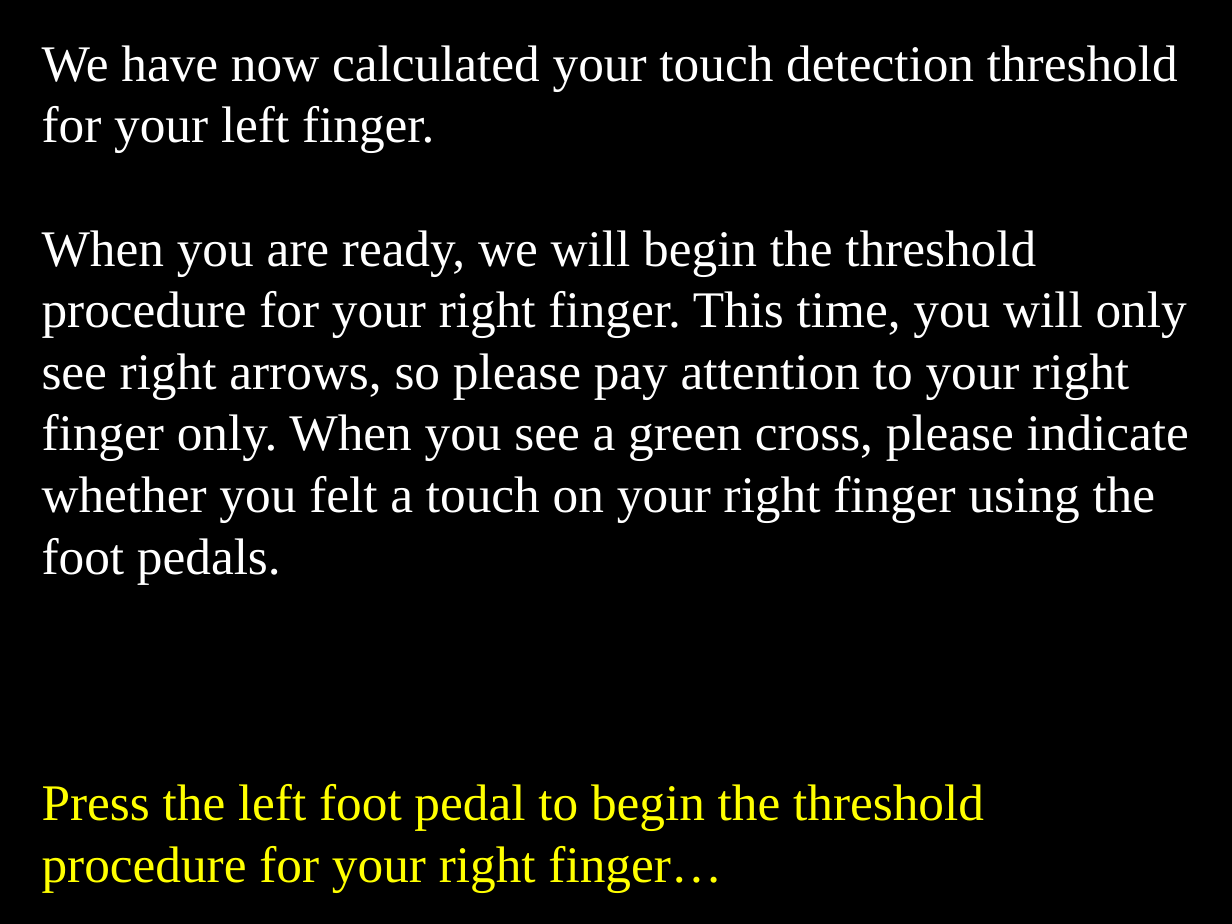
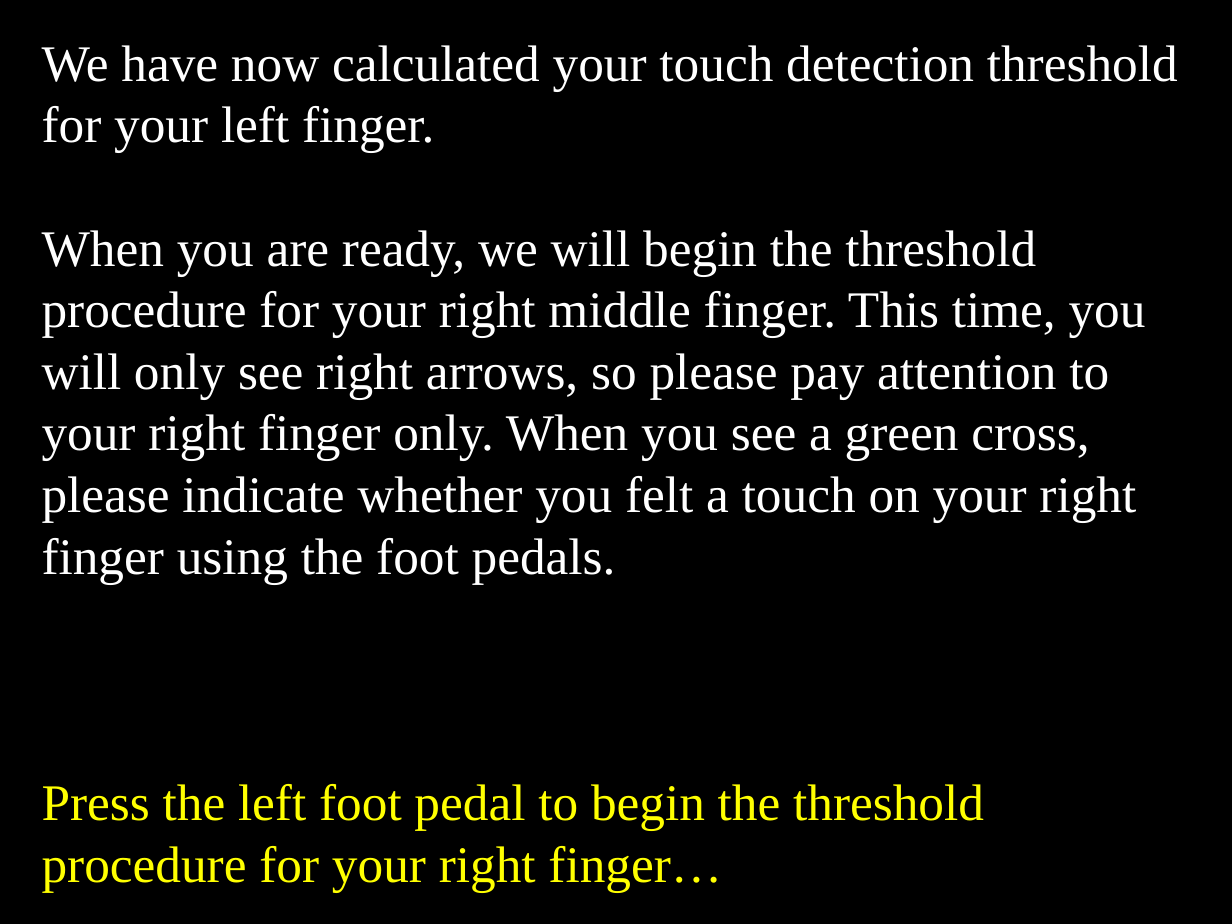
Before and after one commit to EmbodiedResearchLab/Vitality-Tactile-Detection, a slide deck: slide 10 of Stimuli/new/General instructions.pptx. Drawn at 1232x924 pixels with LibreOffice and Linux fonts; fonts in the diff are those of the drawing. Boxes give left, top, right and bottom in pixels: in the first picture for what was removed or moved away, otherwise in the second. Text is boxed around its words. In the diff, an @@ line names an element or a change of style, - is before the commit and + after.

Commit message:
Fixed instructions and number of trials
Fixed instructions to say middle finger and changed # threshold trials
per hand to 105

```diff
--- a/Stimuli/new/General instructions.pptx
+++ b/Stimuli/new/General instructions.pptx
@@ text at (42,230,1146,584): text changed @@
-When you are ready, we will begin the threshold procedure for your right finger. This time, you will only see right arrows, so please pay attention to your right finger only. When you see a green cross, please indicate whether you felt a touch on your right finger using the foot pedals.
+When you are ready, we will begin the threshold procedure for your right middle finger. This time, you will only see right arrows, so please pay attention to your right finger only. When you see a green cross, please indicate whether you felt a touch on your right finger using the foot pedals.
```
Also in this commit, not shown: 7 other slides changed, 8 other files.
